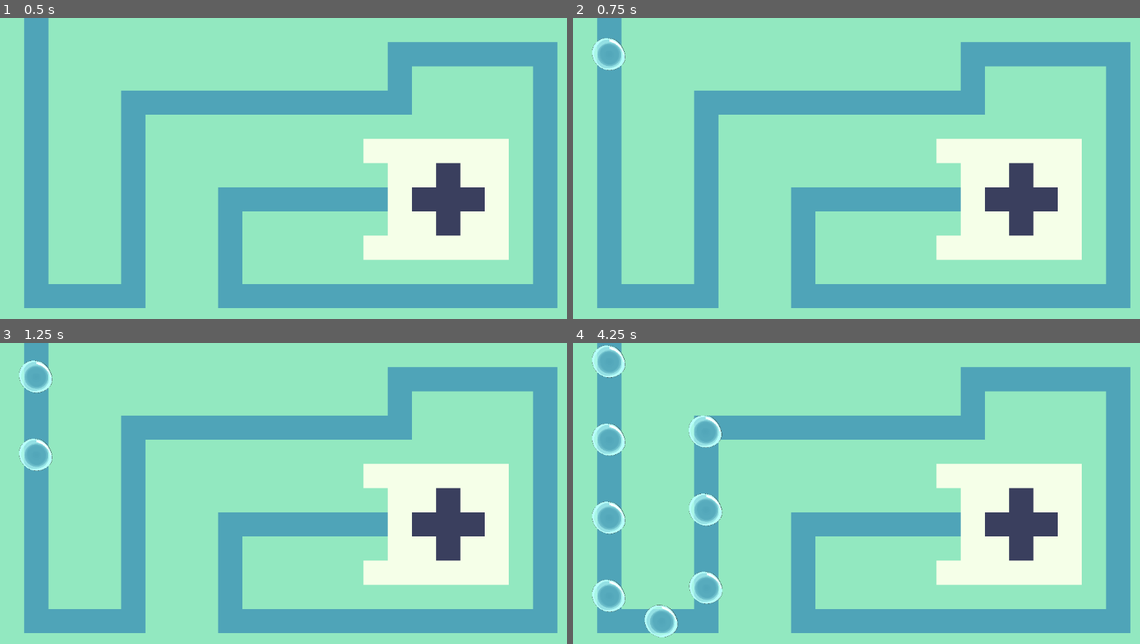
Above: before the commit, frames 1-4 (two rows, left to right).
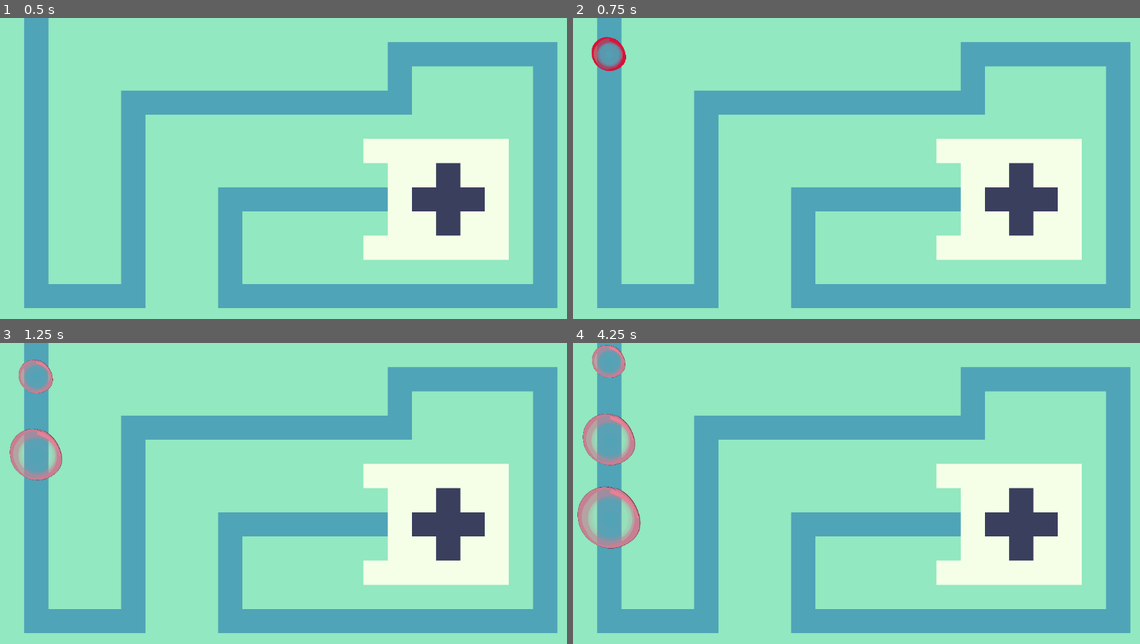
Above: after the commit, the same moments.

Repository: JustPause/GameJam2025
Game: Godot game, scene res://Scene/Green Lands.tscn
Two runs of this game, one before a commit and one after it. Both use one fixed random seed, a clock stepped at 60 frames per second and the inputs below.
Inputs:
- Up to frame 1 (0.5 s): no input
- Up to frame 2 (0.75 s): tap Enter at 0.5 s; tap Space at 0.6 s
- Up to frame 3 (1.25 s): tap Space at 0.77, 1.07 s
- Up to frame 4 (4.25 s): tap Space at 1.35, 1.52, 1.82, 2.1, 2.85, 3.02, 3.32, 3.6, 3.77, 4.07 s

Frame 1 is identical in both runs. In frame 2, 0.4% of the frame differs, in the area x 3-10%, y 6-18%; in frame 3, 1.4%; in frame 4, 4.2%, in the area x 0-27%, y 0-98%.

Commit message:
added health, a dammage flash and made the bubles grow

Diff:
--- /dev/null
+++ b/entities/bubble/basic_bubble.gdshader
@@ -0,0 +1,14 @@
+shader_type canvas_item;
+uniform vec4 flash_color : source_color;
+uniform float flash_value : hint_range(0.0, 1.0, 0.1);
+
+void fragment() {
+	vec4 texturecolor = texture(TEXTURE, UV);
+	COLOR = mix(texturecolor, flash_color, flash_value);
+	COLOR.a = texturecolor.a;
+}
+
+//void light() {
+	// Called for every pixel for every light affecting the CanvasItem.
+	// Uncomment to replace the default light processing function with this one.
+//}
--- a/entities/bubble/basic_bubble.tscn
+++ b/entities/bubble/basic_bubble.tscn
@@ -1,10 +1,54 @@
-[gd_scene load_steps=4 format=3 uid="uid://ds4fu5p8inbdr"]
+[gd_scene load_steps=10 format=3 uid="uid://ds4fu5p8inbdr"]
 
 [ext_resource type="Script" path="res://entities/bubble/simpleBubble.gd" id="1_1wmoo"]
 [ext_resource type="Texture2D" uid="uid://bl3ml0pw3i87p" path="res://entities/bubble/basic_bubble.png" id="2_hlvc1"]
+[ext_resource type="Shader" path="res://entities/bubble/basic_bubble.gdshader" id="2_m183l"]
+[ext_resource type="PackedScene" uid="uid://bnqdis37vcu87" path="res://components/hitbox.tscn" id="3_mcbc4"]
 
-[sub_resource type="CircleShape2D" id="CircleShape2D_sgc3w"]
-radius = 28.0713
+[sub_resource type="ShaderMaterial" id="ShaderMaterial_wk86i"]
+shader = ExtResource("2_m183l")
+shader_parameter/flash_color = Color(0.84441, 0, 0.169327, 1)
+shader_parameter/flash_value = 0.0
+
+[sub_resource type="CircleShape2D" id="CircleShape2D_4wfc8"]
+radius = 29.0689
+
+[sub_resource type="Animation" id="Animation_cv0mv"]
+resource_name = "dammage_flash"
+length = 0.2
+tracks/0/type = "value"
+tracks/0/imported = false
+tracks/0/enabled = true
+tracks/0/path = NodePath("BasicBubble:material:shader_parameter/flash_value")
+tracks/0/interp = 2
+tracks/0/loop_wrap = true
+tracks/0/keys = {
+"times": PackedFloat32Array(0, 0.1, 0.2),
+"transitions": PackedFloat32Array(1, 1, 1),
+"update": 0,
+"values": [0.0, 1.0, 0.0]
+}
+
+[sub_resource type="Animation" id="Animation_gj0wr"]
+length = 0.001
+tracks/0/type = "value"
+tracks/0/imported = false
+tracks/0/enabled = true
+tracks/0/path = NodePath("BasicBubble:material:shader_parameter/flash_value")
+tracks/0/interp = 1
+tracks/0/loop_wrap = true
+tracks/0/keys = {
+"times": PackedFloat32Array(0),
+"transitions": PackedFloat32Array(1),
+"update": 0,
+"values": [0.0]
+}
+
+[sub_resource type="AnimationLibrary" id="AnimationLibrary_8xgsl"]
+_data = {
+"RESET": SubResource("Animation_gj0wr"),
+"dammage_flash": SubResource("Animation_cv0mv")
+}
 
 [node name="BasicBubble" type="PathFollow2D"]
 rotates = false
@@ -12,10 +56,18 @@
 script = ExtResource("1_1wmoo")
 
 [node name="BasicBubble" type="Sprite2D" parent="."]
-scale = Vector2(0.15, 0.148)
+material = SubResource("ShaderMaterial_wk86i")
+scale = Vector2(0.15, 0.15)
 texture = ExtResource("2_hlvc1")
 
-[node name="Body" type="Area2D" parent="."]
+[node name="HitBox" parent="." instance=ExtResource("3_mcbc4")]
 
-[node name="CollisionShape2D" type="CollisionShape2D" parent="Body"]
-shape = SubResource("CircleShape2D_sgc3w")
+[node name="CollisionShape2D" type="CollisionShape2D" parent="HitBox"]
+shape = SubResource("CircleShape2D_4wfc8")
+
+[node name="AnimationPlayer" type="AnimationPlayer" parent="."]
+libraries = {
+"": SubResource("AnimationLibrary_8xgsl")
+}
+
+[connection signal="dammage" from="HitBox" to="." method="dammage"]
--- a/entities/bubble/simpleBubble.gd
+++ b/entities/bubble/simpleBubble.gd
@@ -1,15 +1,53 @@
 extends PathFollow2D
 
+@onready var anim_player : AnimationPlayer = $AnimationPlayer
+@onready var sprite : Sprite2D = $BasicBubble
+
 @export var speed: float = 300.0 #px/s
+
+@export var max_health : int  = 5
+@export var base_dammage : int = 1
+@export var max_size_growth : Vector2 = Vector2(0.4,0.4)
+
+var current_health : int
+#current image scale of bubble
+var current_scale : Vector2
+
+
+func kill() -> void:
+	queue_free()
+
 
 func _ready() -> void:
 	#check is its parent is a path2d
 	if not get_parent() is Path2D:
-		queue_free()
+		kill()
 
+	current_health = max_health
+	current_scale = sprite.scale
+
+
+#moves the bubble along the path and when reaches end is killed
 func _process(delta: float) -> void:
 	progress += speed * delta
 
-	#when it reaches the end we wil emmit a signal to dammage the tower and do some other stuff
 	if progress_ratio == 1:
-		queue_free()
+		kill()
+
+func _unhandled_input(event: InputEvent) -> void:
+	if event is InputEventKey and event.pressed:
+		if event.keycode == KEY_SPACE:
+			dammage(1)
+
+func dammage(ammount : int) -> void:
+	#applies dammage and kills bubble if health == 0
+	current_health -= ammount
+	if current_health <= 0:
+		kill()
+
+	#plays a red sprite flash
+	anim_player.play("dammage_flash")
+
+	#grows the size of the bubble
+	var new_size : Vector2 = current_scale.lerp(max_size_growth, (max_health - current_health)/float(max_health))
+	get_tree().create_tween().set_trans(Tween.TRANS_BOUNCE).tween_property(sprite, "scale", new_size, 0.5)
